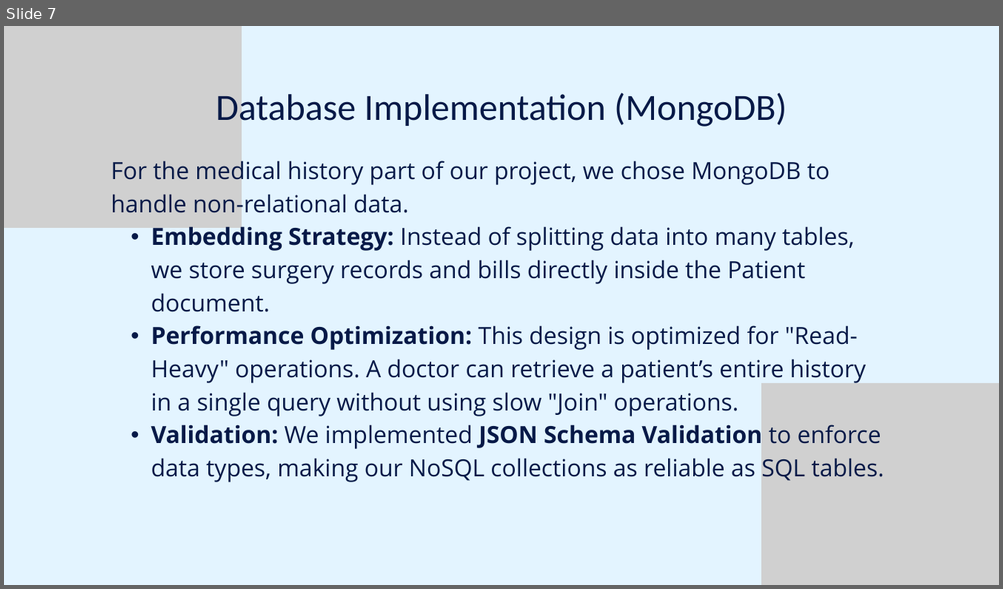
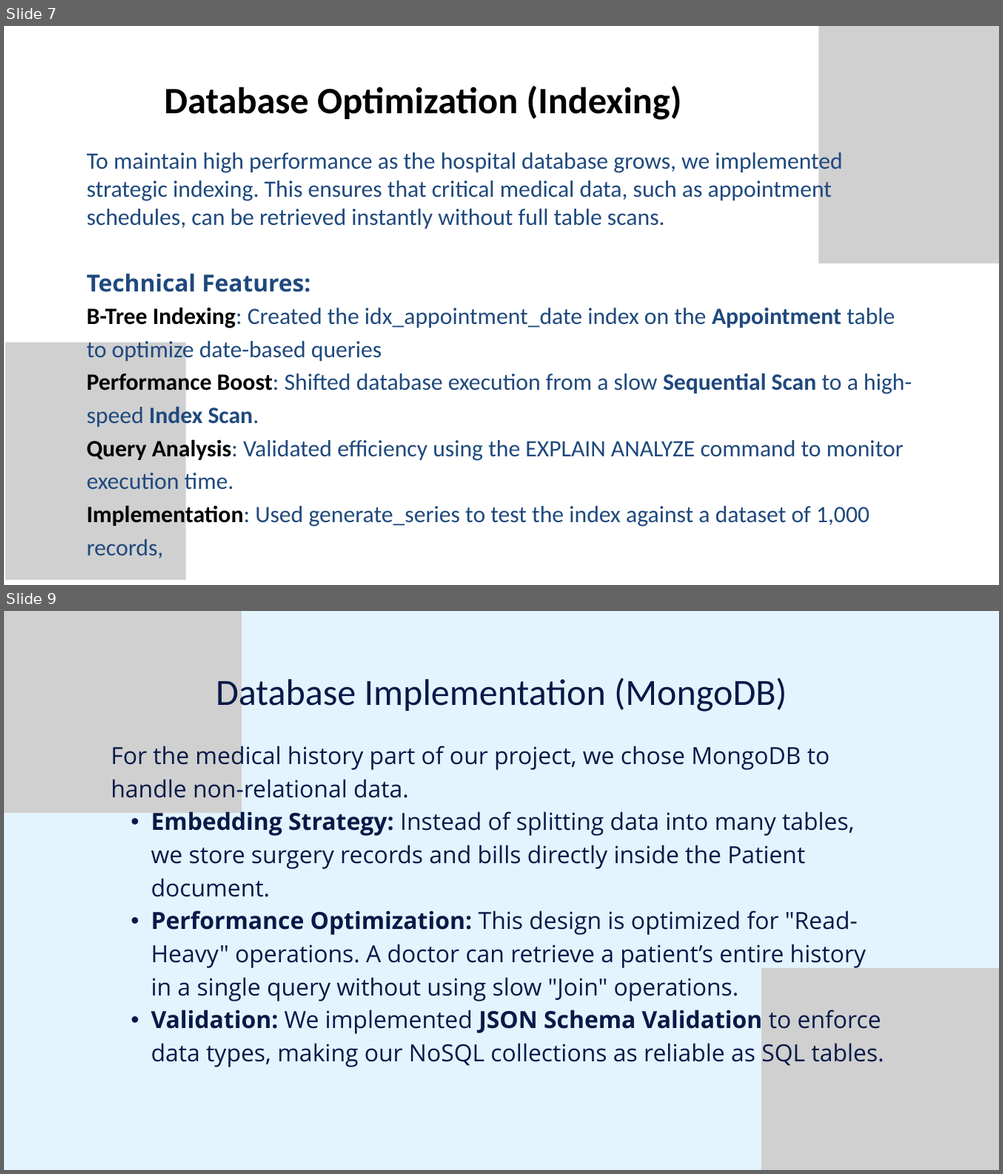
Before and after one commit to Bu88lleGum/Hospital-Management-System, a slide deck: Hospital Management System.pptx. Shown one above the other, each under a label of ours: slide 7 before the commit, slides 7 and 9 after it; the slides between them are not shown. The pictures are 1003x589 and 1003x1174 pixels, drawn with LibreOffice and Linux fonts; fonts in the diff are those of the drawing; grey boxes stand for pictures. Boxes give left, top, right and bottom in pixels: in the first picture for what was removed or moved away, otherwise in the second. Text is boxed around its words. In the diff, an @@ line names an element or a change of style, - is before the commit and + after.

```diff
--- a/Hospital Management System.pptx
+++ b/Hospital Management System.pptx
@@ slide 7 added at (x1=4, y1=26, x2=999, y2=585), background #FFFFFF @@
@@ picture added at (x1=818, y1=26, x2=999, y2=264) @@
@@ text added at (x1=164, y1=85, x2=682, y2=120), 54 pt, text #000000, bold @@
+Database Optimization (Indexing)
@@ text added at (x1=87, y1=149, x2=911, y2=559), 34 pt, text #1F497D @@
+To maintain high performance as the hospital database grows, we implemented strategic indexing. This ensures that critical medical data, such as appointment schedules, can be retrieved instantly without full table scans.
+Technical Features:
+B-Tree Indexing: Created the idx_appointment_date index on the Appointment table to optimize date-based queries
+Performance Boost: Shifted database execution from a slow Sequential Scan to a high-speed Index Scan.
+Query Analysis: Validated efficiency using the EXPLAIN ANALYZE command to monitor execution time.
+Implementation: Used generate_series to test the index against a dataset of 1,000 records,
@@ picture added at (x1=5, y1=342, x2=186, y2=580) @@
@@ what was slide 7 is now slide 9 @@
```
Also in this commit, not shown: 1 slide changed, 1 other slide added, 1 other file.
